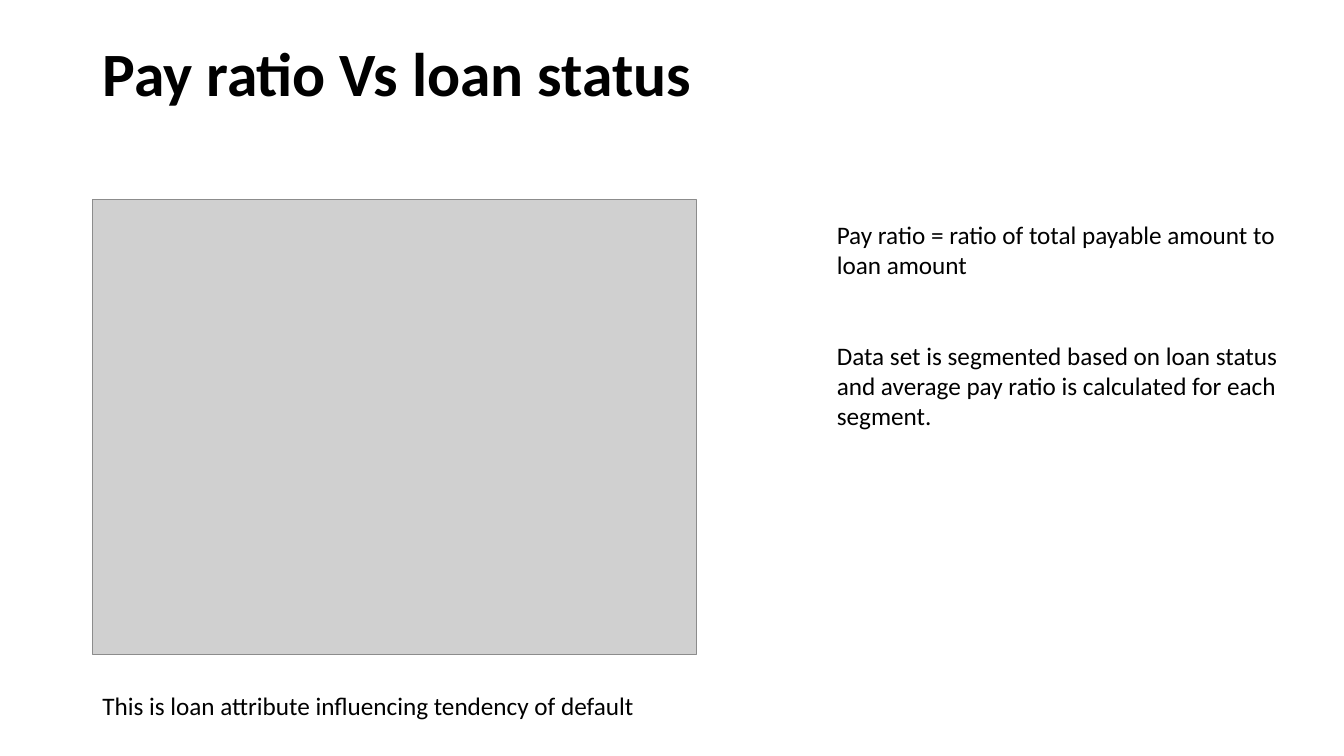
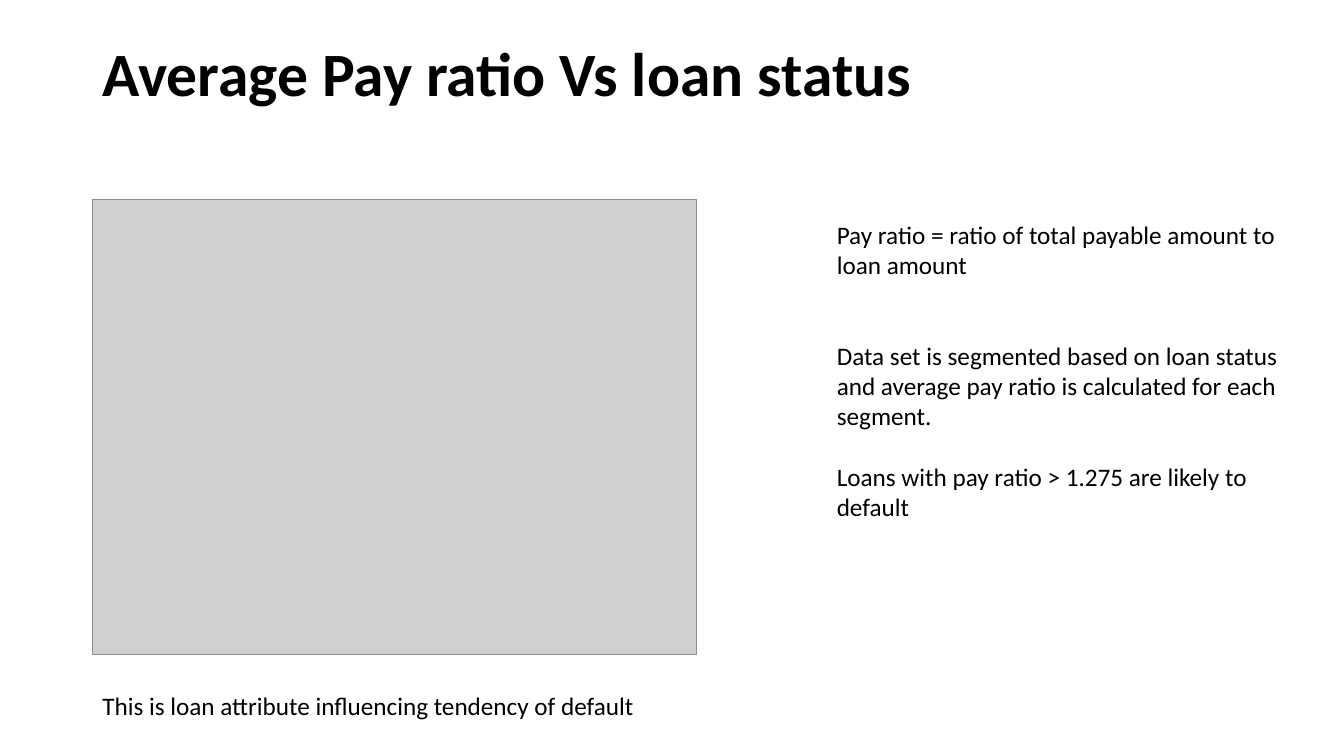
Before and after one commit to kiranp37/LendingClubCaseStudy, a slide deck: slide 13 of Lending_club_caseStudy.pptx. Drawn at 1344x756 pixels with LibreOffice and Linux fonts; fonts in the diff are those of the drawing; grey boxes stand for pictures. Boxes give left, top, right and bottom in pixels: in the first picture for what was removed or moved away, otherwise in the second. Text is boxed around its words. In the diff, an @@ line names an element or a change of style, - is before the commit and + after.

```diff
--- a/Lending_club_caseStudy.pptx
+++ b/Lending_club_caseStudy.pptx
@@ title at (102, 52, 910, 107): text changed @@
-Pay ratio Vs loan status
+Average Pay ratio Vs loan status
@@ text at (837, 468, 1246, 516): paragraph added @@
+Loans with pay ratio > 1.275 are likely to default
```
Also in this commit, not shown: 1 slide added, 2 other files.
